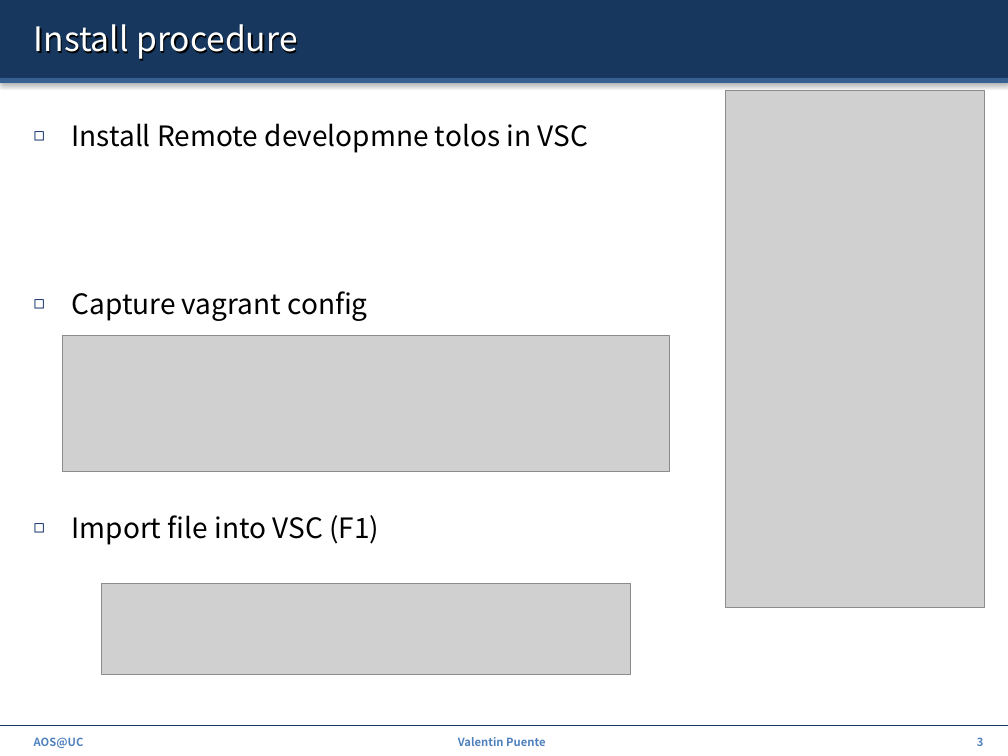
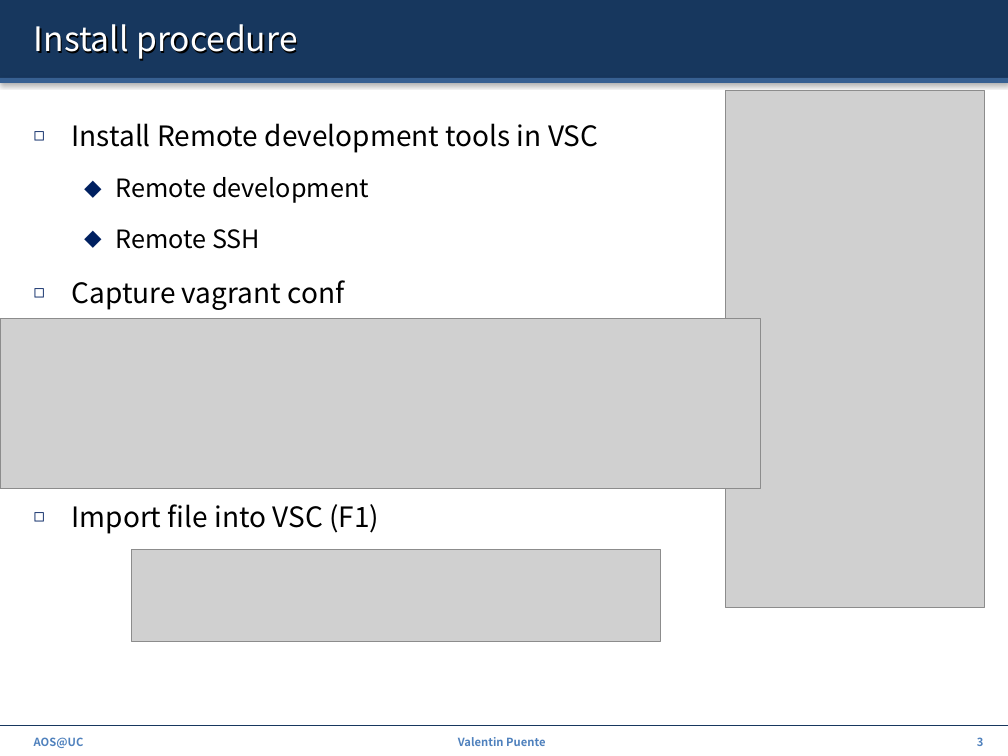
Before and after one commit to ZdravkoDimitrovArnaudov/AOS-XV6-RISCV, a slide deck: slide 3 of Info/01_howtoUseTools.pptx. Drawn at 1008x756 pixels with LibreOffice and Linux fonts; fonts in the diff are those of the drawing; grey boxes stand for pictures. Boxes give left, top, right and bottom in pixels: in the first picture for what was removed or moved away, otherwise in the second. Text is boxed around its words. In the diff, an @@ line names an element or a change of style, - is before the commit and + after.

```diff
--- a/Info/01_howtoUseTools.pptx
+++ b/Info/01_howtoUseTools.pptx
@@ text at [72,123,598,310]: text changed @@
-◻ Install Remote developmne tolos in VSC
-◻ Capture vagrant config
+◻ Install Remote development tools in VSC
+  ⬥ Remote development
+  ⬥ Remote SSH
+◻ Capture vagrant conf
@@ picture: place and size @@
-picture at [62,336,669,471]
+picture at [0,319,760,488]
@@ picture: place and size @@
-picture at [102,584,631,674]
+picture at [131,549,660,641]
```
Also in this commit, not shown: 1 other file.
